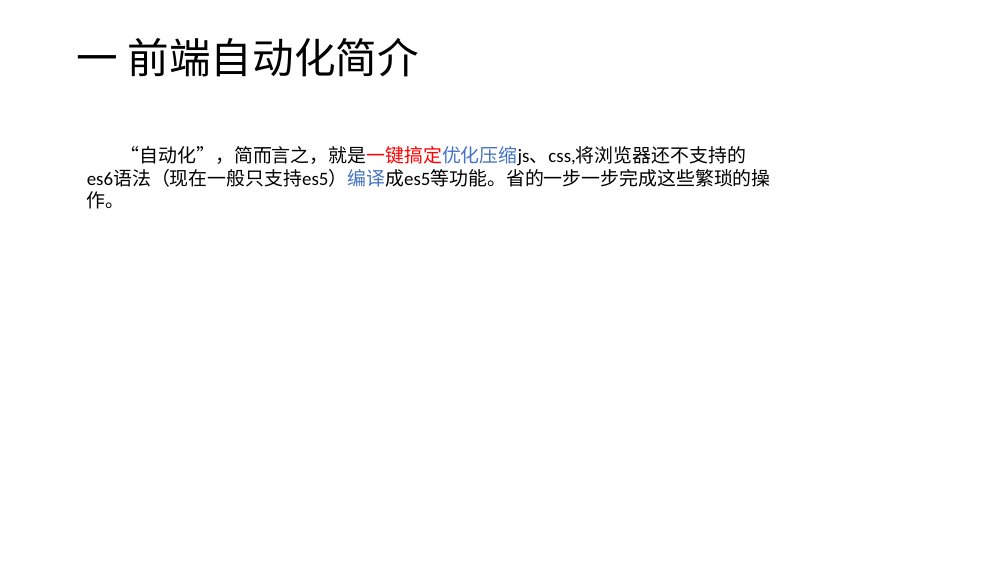
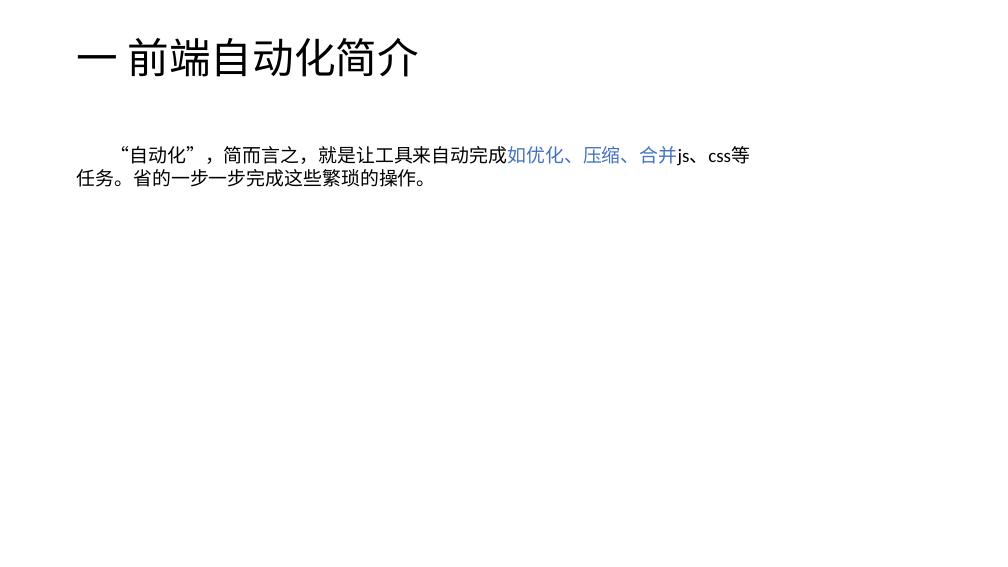
Before and after one commit to zhanggoodzhi/gulp_teach, a slide deck: slide 2 of 演示/前端自动化.pptx. Drawn at 1008x567 pixels with LibreOffice and Linux fonts; fonts in the diff are those of the drawing; background and template pictures are left out. Boxes give left, top, right and bottom in pixels: in the first picture for what was removed or moved away, otherwise in the second. Text is boxed around its words. In the diff, an @@ line names an element or a change of style, - is before the commit and + after.

```diff
--- a/演示/前端自动化.pptx
+++ b/演示/前端自动化.pptx
@@ text at (77, 146, 750, 187): text changed @@
-“自动化”，简而言之，就是一键搞定优化压缩js、css,将浏览器还不支持的es6语法（现在一般只支持es5）编译成es5等功能。省的一步一步完成这些繁琐的操作。
+“自动化”，简而言之，就是让工具来自动完成如优化、压缩、合并js、css等任务。省的一步一步完成这些繁琐的操作。
```
Also in this commit, not shown: 2 other slides changed, 2 other files.
